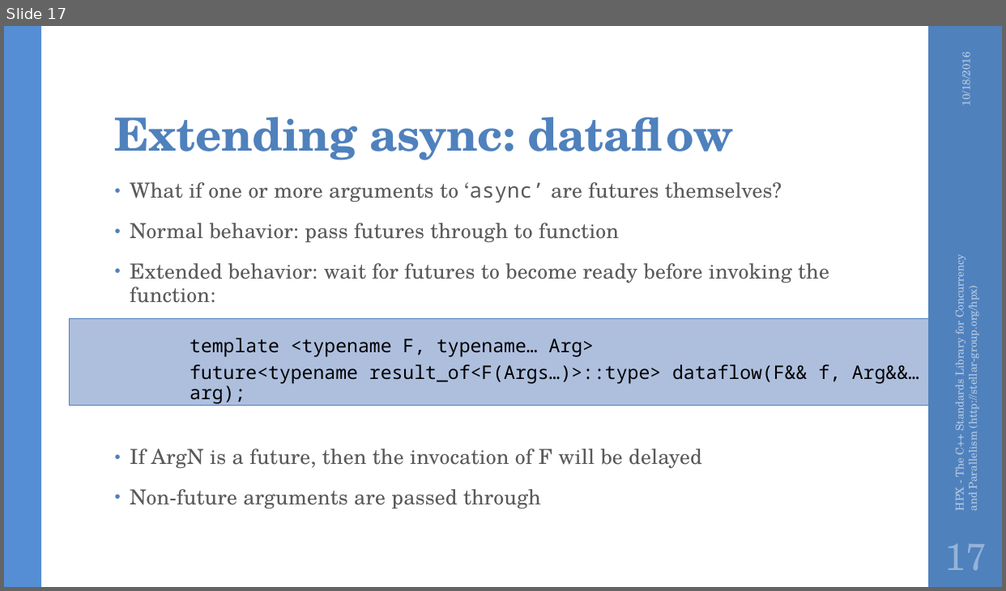
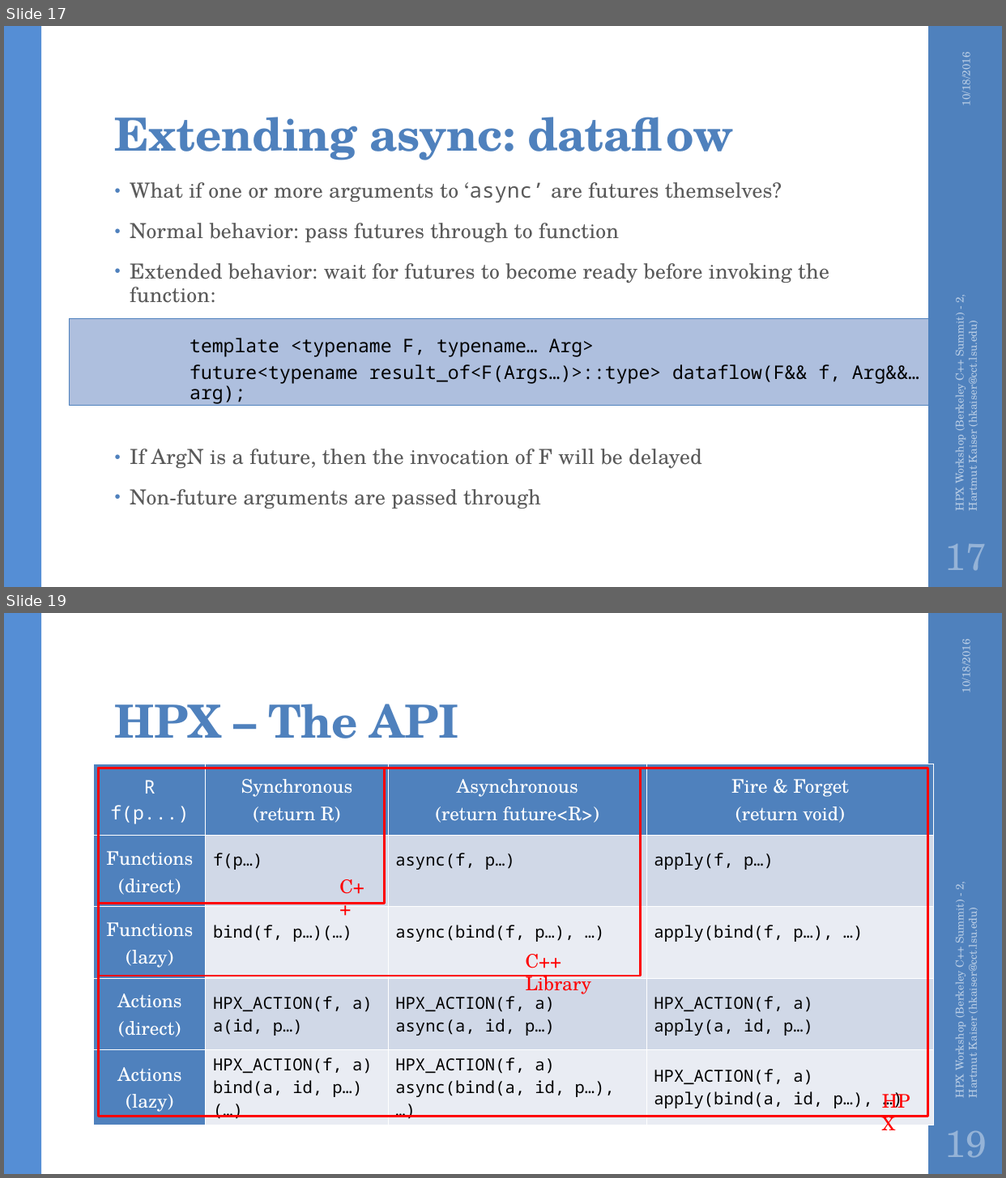
Before and after one commit to STEllAR-GROUP/tutorials, a slide deck: lbl2016/HPX Workshop (Berkeley C++ Summit) - 2.pptx. Shown one above the other, each under a label of ours: slide 17 before the commit, slides 17 and 19 after it; the slides between them are not shown. The pictures are 1006x591 and 1006x1178 pixels, drawn with LibreOffice and Linux fonts; fonts in the diff are those of the drawing; background and template pictures are left out. Boxes give left, top, right and bottom in pixels: in the first picture for what was removed or moved away, otherwise in the second. Text is boxed around its words. In the diff, an @@ line names an element or a change of style, - is before the commit and + after.

```diff
--- a/lbl2016/HPX Workshop (Berkeley C++ Summit) - 2.pptx
+++ b/lbl2016/HPX Workshop (Berkeley C++ Summit) - 2.pptx
@@ slide 19 added at (4,613,1002,1174), background #FFFFFF; not listed: 2 template elements that a slide beside it also shows @@
@@ text added at (957,644,974,692), 10.5 pt, text #B9CDE5 @@
+10/18/2016
@@ title added at (115,704,459,739), 44 pt, text #4F81BD, bold @@
+HPX – The API
@@ table added at (94,764,934,1122), 5 rows, 4 columns @@
+R f(p...) | Synchronous / (return R) | Asynchronous / (return future<R>) | Fire & Forget / (return void)
+Functions / (direct) | f(p…) | async(f, p…) | apply(f, p…)
+Functions / (lazy) | bind(f, p…)(…) | async(bind(f, p…), …) | apply(bind(f, p…), …)
+Actions / (direct) | HPX_ACTION(f, a) / a(id, p…) | HPX_ACTION(f, a) / async(a, id, p…) | HPX_ACTION(f, a) / apply(a, id, p…)
+Actions / (lazy) | HPX_ACTION(f, a) / bind(a, id, p…)(…) | HPX_ACTION(f, a) / async(bind(a, id, p…), …) | HPX_ACTION(f, a) / apply(bind(a, id, p…), …)
@@ rectangle added at (99,768,385,904), outline #FF0000 2.25 pt @@
@@ rectangle added at (99,768,641,976), outline #FF0000 2.25 pt @@
@@ rectangle added at (99,768,928,1116), outline #FF0000 2.25 pt @@
@@ text added at (339,879,364,894), 18 pt, text #FF0000 @@
+C++
@@ text added at (951,882,980,1097), 10.5 pt, text #B9CDE5 @@
+HPX Workshop (Berkeley C++ Summit) - 2, Hartmut Kaiser (hkaiser@cct.lsu.edu)
@@ text added at (526,954,592,995), 18 pt, text #FF0000 @@
+C++ Library
@@ text added at (654,996,783,1012), 18 pt, text #FF0000 @@
+HPX
@@ page number added at (945,1131,987,1158), 36 pt, text #95B3D7 @@
+19
@@ slide 17 changed as well @@
@@ text at (951,295,980,510): text changed @@
-HPX - The C++ Standards Library for Concurrency and Parallelism (http://stellar-group.org/hpx)
+HPX Workshop (Berkeley C++ Summit) - 2, Hartmut Kaiser (hkaiser@cct.lsu.edu)
```
Also in this commit, not shown: 17 other slides changed, 24 other slides added, 4 other files.
